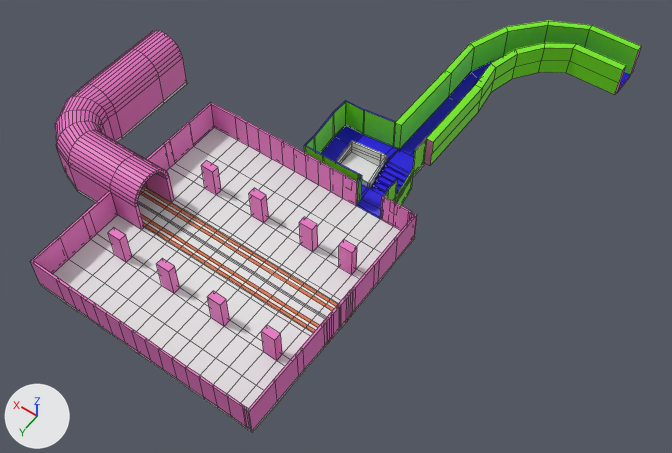
Before and after pictures for a commit that changed the Blender file Assets/Models/env/Level/Level2.blend.
Both versions are drawn from a camera (50 mm lens) standing at (-32.0, 27.1, 38.2) and looking at (-14.0, 1.8, -1.5). Lighting does not change. The marker at lower left points along +X, +Y and +Z. Mesh edges are drawn as thin lines.
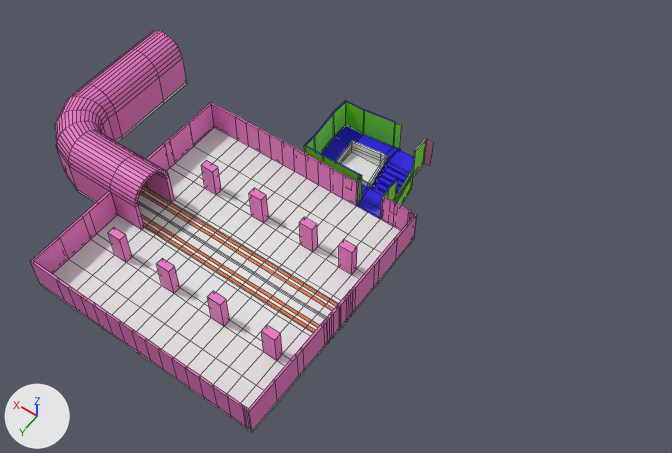
Commit message: More work on level

What changed in the scene script:
```text
Change me_cube_001:
    used by ob_cube_001; location = (0.0, 0.0, 0.0)
    remove me_cube_001.from_pydata(...)  # 2178 vertices, 2161 faces; spans x -22.7..1.3, y -15.1..14.4, z -0.9..3.6
    add me_cube_001.from_pydata(...)  # 2091 vertices, 2061 faces; spans x -18.4..1.3, y -3.1..14.4, z -0.9..3.2
    me_cube_001 part 1
    87 vertices are removed from x -22.7..-14.4, y -15.1..-3.0, z 0.7..3.6
    104 faces are deleted
    2 new faces join them, mat_concrete (pink #e773c2)
    2 new faces join them, mat_asphalt (white #e7e7e7)
```

Pixel boxes (x1, y1, x2, y2) of what changed, in the pictures (672 x 453 px):
'Cube.001', reshaped (34% narrower)
    before: (30, 20, 641, 433)
    after: (30, 30, 433, 433)
part 1 of me_cube_001, cut back
    before: (395, 20, 641, 165)
